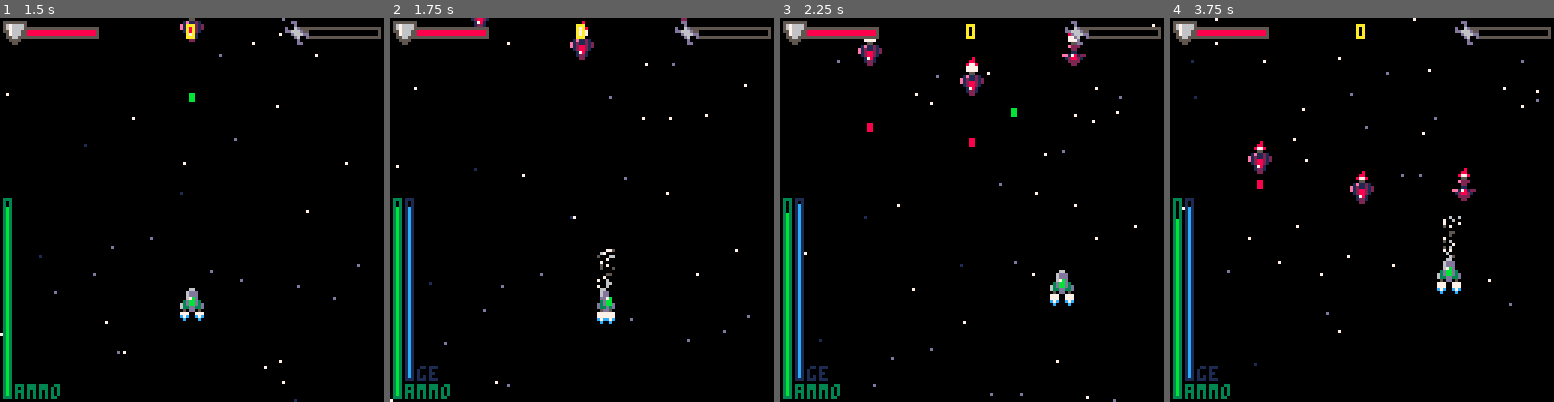
Above: before the commit, frames 1-4 (left to right).
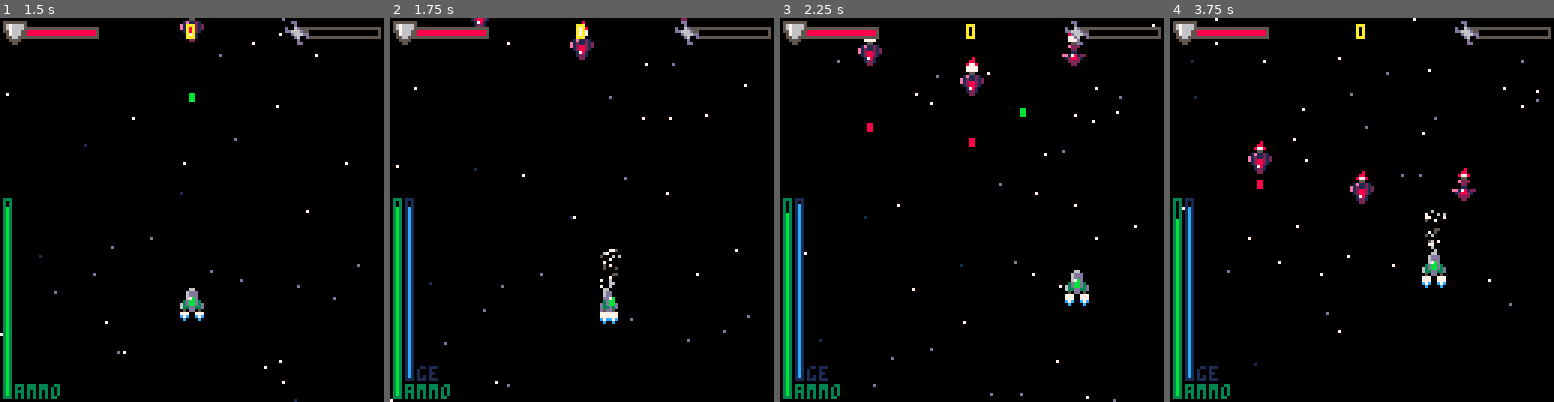
Above: after the commit, the same moments.

Repository: Sreaz0ne/the-recycler-p8
Game: PICO-8 cartridge the_recycler.p8
The game is run twice, just before and just after one commit, with the same random seed, the same clock (stepped at 60 frames per second) and the same inputs.
Inputs:
- Up to frame 1 (1.5 s): tap X (X key) at 0.33, 1.07 s; tap O (Z key) at 0.7 s
- Up to frame 2 (1.75 s): hold Right from 1.6 s (still down); tap O (Z key) at 1.7 s
- Up to frame 3 (2.25 s): tap X (X key) at 1.85 s; release Right at 2.1 s; tap O (Z key) at 2.1 s; hold Up from 2.15 s (still down)
- Up to frame 4 (3.75 s): release Up at 2.42 s; hold Right 2.47-3.03 s; tap O (Z key) every 0.4 s from 2.5 to 3.7 s; tap X (X key) at 2.97 s; hold Left 3.08-3.58 s; hold Down from 3.63 s (still down)

Frame 1 is identical in both runs. In frame 2, 0.5% of the frame differs, in the area x 53-61%, y 60-80%; in frame 3, 0.6%; in frame 4, 0.9%, in the area x 65-76%, y 50-72%.

Commit message:
Change player speed

Diff:
--- a/the_recycler.p8
+++ b/the_recycler.p8
@@ -261,9 +261,9 @@
 	plyr={
 		x=60,
 		y=90,
-		speed=1.1,
+		speed=1.3,
 		vspeed=0.4,
-		nspeed=1.1,
+		nspeed=1.3,
 		hp=3,
 		hpmax=3,
 		box={x1=2,x2=5,y1=1,y2=6},
